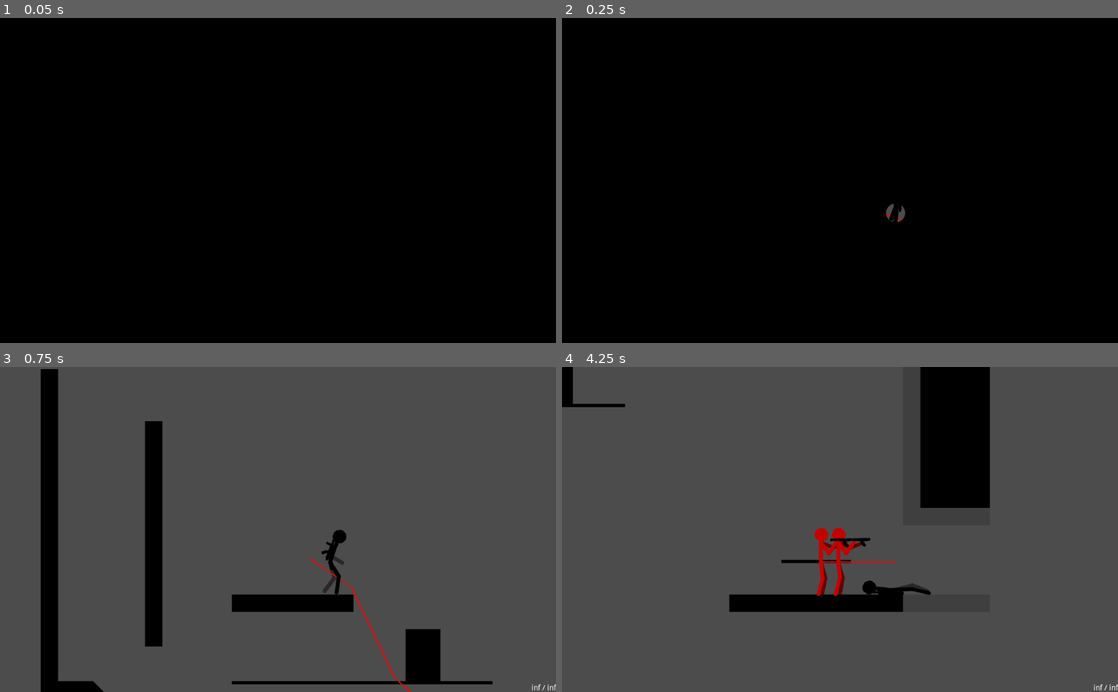
Above: before the commit, frames 1-4 (two rows, left to right).
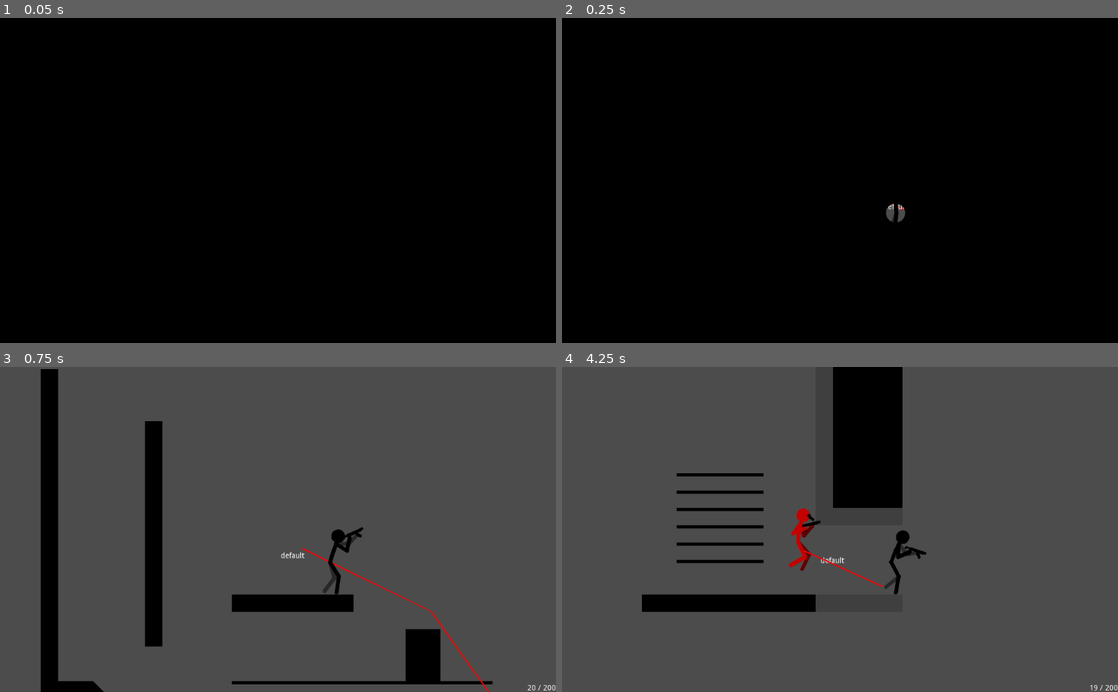
Above: after the commit, the same moments.

Repository: DmitriySalnikov/YT_2d_platformer
Game: Godot game, scene res://Levels/TestLevel1.tscn
The game is run twice, just before and just after one commit, with the same random seed, the same clock (stepped at 60 frames per second) and the same inputs.
Inputs (mouse positions are in pixels of both pictures, inside the frame that each line leads up to):
- Up to frame 1 (0.05 s): no input
- Up to frame 2 (0.25 s): no input
- Up to frame 3 (0.75 s): move the mouse to (400, 513) at 0.52 s; hold D (move_right) from 0.53 s (still down); hold S (look_down) from 0.53 s (still down)
- Up to frame 4 (4.25 s): tap Space (jump) at 0.77, 1.07, 1.52, 1.55, 1.82, 2.1, 3.02, 3.32, 3.77, 3.8, 4.07 s; tap W (look_up) at 0.8, 1.35, 3.05 s; move the mouse to (728, 545) at 1.27 s; release S (look_down) at 1.28 s; move the mouse to (895, 458) at 2.02 s; release D (move_right) at 2.03 s; hold A (move_left) 2.03-2.78 s; hold S (look_down) 2.03-2.78 s; move the mouse to (812, 594) at 2.77 s; hold D (move_right) from 2.78 s (still down); click (812, 594) at 2.85 s; move the mouse to (1006, 578) at 3.52 s; hold S (look_down) from 3.53 s (still down); tap R (reload) at 4.15 s

Frame 1 is identical in both runs. In frame 2, less than 0.1% of the frame differs, in the area x 58-62%, y 57-63%; in frame 3, 0.7%; in frame 4, 16%, in the area x 0-100%, y 0-100%.

Commit message:
3 день 2 базовый прижок ИИ, возможность спрыгивать с определённых платформ

Diff:
--- a/EditorOnly2D.gd
+++ b/EditorOnly2D.gd
@@ -2,8 +2,10 @@
 class_name EditorOnly2D
 extends Node2D
 
+export var ShowInDebug = false
+
 func _ready() -> void:
-	if not Engine.editor_hint:
+	if not Engine.editor_hint and not (OS.has_feature("debug") and ShowInDebug):
 		visible = false
 		get_parent().call_deferred("remove_child", self)
 		queue_free()
--- a/GunMag.tscn
+++ b/GunMag.tscn
@@ -34,8 +34,8 @@
 
 [node name="GunMag" type="RigidBody2D"]
 modulate = Color( 0, 0, 0, 1 )
-collision_layer = 16384
-collision_mask = 16385
+collision_layer = 256
+collision_mask = 1799
 mode = 1
 mass = 5.72
 gravity_scale = 3.14
--- a/Levels/TestLevel1.tscn
+++ b/Levels/TestLevel1.tscn
@@ -7,9 +7,9 @@
 [ext_resource path="res://Levels/TestLevels.tscn" type="PackedScene" id=10]
 
 [sub_resource type="NavigationPolygon" id=1]
-vertices = PoolVector2Array( 1000, 312, 920, 312, 840, 296, 840, 248, 928, 208, 1008, 208, 1088, 264, 1288, 640, 1000, 416, 832, 128, 600, 248, 600, 128, 488, 320, 600, 296, 488, 360, 1704, 640, 1704, 768, 1296, 768, 768, 504, 920, 416, 360, 408, 296, 408, 296, 320, 440, 320, 440, 360, 456, 504 )
-polygons = [ PoolIntArray( 0, 1, 2, 3, 4, 5, 6 ), PoolIntArray( 6, 7, 8, 0 ), PoolIntArray( 9, 4, 3, 10, 11 ), PoolIntArray( 12, 11, 10 ), PoolIntArray( 12, 10, 13, 14 ), PoolIntArray( 7, 15, 16, 17 ), PoolIntArray( 8, 7, 17, 18, 19 ), PoolIntArray( 20, 21, 22, 23, 24 ), PoolIntArray( 25, 20, 24, 14, 18 ), PoolIntArray( 13, 2, 1, 19, 18, 14 ) ]
-outlines = [ PoolVector2Array( 1704, 640, 1704, 768, 1296, 7 …(97 unchanged characters)… , 128, 832, 128, 928, 208, 1008, 208, 1088, 264, 1288, 640 ), PoolVector2Array( 600, 248, 840, 248 …(86 unchanged characters)…
+vertices = PoolVector2Array( 1000, 312, 920, 312, 840, 296, 840, 248, 928, 208, 1008, 208, 1048, 264, 1144, 408, 1000, 416, 1704, 640, 1704, 768, 1296, 768, 1264, 632, 768, 504, 920, 416, 360, 408, 296, 408, 296, 320, 440, 320, 440, 360, 456, 504, 488, 360, 832, 128, 600, 248, 600, 128, 488, 320, 600, 296 )
+polygons = [ PoolIntArray( 0, 1, 2, 3, 4, 5, 6 ), PoolIntArray( 6, 7, 8, 0 ), PoolIntArray( 9, 10, 11, 12 ), PoolIntArray( 7, 12, 11, 13, 8 ), PoolIntArray( 14, 8, 13 ), PoolIntArray( 15, 16, 17, 18, 19 ), PoolIntArray( 20, 15, 19, 21, 13 ), PoolIntArray( 22, 4, 3, 23, 24 ), PoolIntArray( 25, 24, 23 ), PoolIntArray( 25, 23, 26, 21 ), PoolIntArray( 26, 2, 1, 14, 13, 21 ) ]
+outlines = [ PoolVector2Array( 1704, 640, 1704, 768, 1296, 7 …(97 unchanged characters)… , 128, 832, 128, 928, 208, 1008, 208, 1048, 264, 1144, 408, 1264, 632 ), PoolVector2Array( 600, 248, 840, 248 …(86 unchanged characters)…
 
 [sub_resource type="RectangleShape2D" id=2]
 extents = Vector2( 65.6366, 10 )
@@ -44,14 +44,14 @@
 [node name="Solids" parent="." index="1"]
 tile_data = PoolIntArray( -327672, 0, 0, -262136, 0, 0, -196600, 0, 0, -131064, 0, 0, -131058, 0, 0, -65528, 0, 0, -655 …(1745 unchanged characters)…
 
-[node name="OneWays" parent="." index="2"]
-tile_data = PoolIntArray( 851987, 0, 0, 851988, 0, 0, 851989 …(94 unchanged characters)… 1996, 0, 0, 851997, 0, 0, 851998, 0, 0, 851999, 0, 0, 852000, 0, 0, 852001, 0, 0, 1441835, 0, 0, 1441836, 0, 0, 1441837, 0, 0, 1441838, 0, 0 )
+[node name="TwoWays" parent="." index="2"]
+tile_data = PoolIntArray( 851987, 0, 0, 851988, 0, 0, 851989 …(94 unchanged characters)… 1996, 0, 0, 851997, 0, 0, 851998, 0, 0, 1114154, 0, 0, 1114155, 0, 0, 1114156, 0, 0, 1114157, 0, 0, 1114158, 0, 0, 1179690, 0, 0, 1179691, 0, 0, 1179692, 0, 0, 1179693, 0, 0, 1179694, 0, 0, 1245226, 0, 0, 1245227, 0, 0, 1245228, 0, 0, 1245229, 0, 0, 1245230, 0, 0, 1310762, 0, 0, 1310763, 0, 0, 1310764, 0, 0, 1310765, 0, 0, 1310766, 0, 0, 1376298, 0, 0, 1376299, 0, 0, 1376300, 0, 0, 1376301, 0, 0, 1376302, 0, 0, 1441834, 0, 0, 1441835, 0, 0, 1441836, 0, 0, 1441837, 0, 0, 1441838, 0, 0 )
 
-[node name="NoGrip" parent="." index="3"]
+[node name="OneWays" parent="." index="3"]
+tile_data = PoolIntArray( 851999, 0, 0, 852000, 0, 0, 852001, 0, 0 )
+
+[node name="NoGrip" parent="." index="4"]
 tile_data = PoolIntArray( 524338, 1, 0, 589874, 1, 0, 655410, 1, 0, 720946, 1, 0, 786482, 1, 0, 852018, 1, 0, 917554, 1 …(214 unchanged characters)…
-
-[node name="SpawnPoint" parent="." index="4"]
-position = Vector2( 720, 184 )
 
 [node name="platform" type="StaticBody2D" parent="." index="5"]
 position = Vector2( 200.823, 359.598 )
@@ -66,7 +66,6 @@
 
 [node name="DirectionalForce" parent="." index="7" instance=ExtResource( 5 )]
 position = Vector2( 966.746, 374.798 )
-rotation = 6.28318
 ShapeSize = Vector2( 100, 64 )
 Force = 9000.0
 ForceCurve = SubResource( 4 )
@@ -92,5 +91,5 @@
 [node name="StickmanEnemy" parent="." index="11" instance=ExtResource( 7 )]
 position = Vector2( 1458.66, 700.61 )
 
-[node name="StickmanEnemy2" parent="." index="12" instance=ExtResource( 7 )]
-position = Vector2( 1352, 704 )
+[node name="SpawnPoint" parent="." index="12"]
+position = Vector2( 720, 184 )
--- a/Levels/TestLevel2.tscn
+++ b/Levels/TestLevel2.tscn
@@ -29,15 +29,11 @@
 [node name="Solids" parent="." index="2"]
 tile_data = PoolIntArray( 65535, 0, 0, 0, 0, 0, 1, 0, 0, 2, 0, 0, 3, 0, 0, 131071, 0, 0, 65536, 0, 0, 65537, 0, 0, 6553 …(1864 unchanged characters)…
 
-[node name="OneWays" parent="." index="3"]
+[node name="TwoWays" parent="." index="3"]
 tile_data = PoolIntArray( 524305, 0, 0, 524306, 0, 0, 524307, 0, 0, 524308, 0, 0, 524309, 0, 0, 524310, 0, 0, 655367, 0, 0, 655368, 0, 0, 655369, 0, 0, 655370, 0, 0, 655371, 0, 0, 655372, 0, 0, 917518, 0, 0, 917519, 0, 0, 917520, 0, 0, 917521, 0, 0, 917522, 0, 0, 917523, 0, 0, 917524, 0, 0 )
 
-[node name="NoGrip" parent="." index="4"]
+[node name="NoGrip" parent="." index="5"]
 tile_data = PoolIntArray( 4, 1, 0, 65540, 1, 0, 131076, 1, 0, 196612, 1, 0, 262148, 1, 0, 327684, 1, 0, 393220, 1, 0, 4 …(316 unchanged characters)…
-
-[node name="SpawnPoint" parent="." index="5"]
-position = Vector2( 96, 512 )
-SpawnName = "from_level1"
 
 [node name="StaticBody2D" type="StaticBody2D" parent="." index="6"]
 position = Vector2( 1233.51, 81.9694 )
@@ -54,15 +50,18 @@
 [node name="StickmanEnemy" parent="." index="8" instance=ExtResource( 4 )]
 position = Vector2( 888, 520 )
 
+[node name="CP2D" parent="StickmanEnemy" index="2"]
+polygon = PoolVector2Array( -8, 0, -2, 8, 0, 10, 2, 8, 8, 0 )
+
 [node name="WeaponSlot" parent="StickmanEnemy" index="4"]
-position = Vector2( -7.00446, -33.3947 )
-rotation = 2.06367
+position = Vector2( -7.74304, -32.5147 )
+rotation = 2.03528
 
 [node name="Gun" parent="StickmanEnemy/WeaponSlot" index="0"]
 Damage = 0.577
 
-[node name="WeaponWallDetector" parent="StickmanEnemy/Rays" index="0"]
-position = Vector2( 8.01727, -35.6019 )
+[node name="WeaponWallDetector" parent="StickmanEnemy/Rays" index="1"]
+position = Vector2( 7.20996, -35.1474 )
 
 [node name="CanvasModulate" type="CanvasModulate" parent="." index="9"]
 position = Vector2( 480, 8 )
@@ -143,4 +142,8 @@
 node_a = NodePath("../2")
 node_b = NodePath("../StaticBody2D3")
 
+[node name="SpawnPoint" parent="." index="17"]
+position = Vector2( 96, 512 )
+SpawnName = "from_level1"
+
 [editable path="StickmanEnemy"]
--- a/Levels/TestLevels.tscn
+++ b/Levels/TestLevels.tscn
@@ -120,10 +120,17 @@
 collision_mask = 0
 format = 1
 
+[node name="TwoWays" type="TileMap" parent="."]
+tile_set = SubResource( 5 )
+cell_size = Vector2( 32, 32 )
+collision_layer = 4
+collision_mask = 0
+format = 1
+
 [node name="OneWays" type="TileMap" parent="."]
 tile_set = SubResource( 5 )
 cell_size = Vector2( 32, 32 )
-collision_layer = 4
+collision_layer = 8
 collision_mask = 0
 format = 1
 
--- a/SpawnPoint.tscn
+++ b/SpawnPoint.tscn
@@ -19,11 +19,12 @@
 
 [node name="CollisionShape2D" type="CollisionShape2D" parent="."]
 position = Vector2( 0, -1.68559 )
-shape = SubResource( 14 )
+shape = SubResource( 1 )
 disabled = true
 
 [node name="EditorOnly" type="Node2D" parent="."]
 script = ExtResource( 2 )
+ShowInDebug = true
 
 [node name="Label" type="Label" parent="EditorOnly"]
 margin_left = -19.6889
--- a/StickmanAnimTreeRoot.tres
+++ b/StickmanAnimTreeRoot.tres
@@ -164,4 +164,4 @@
 nodes/space_state_weapon/position = Vector2( -160, -20 )
 nodes/weapon_reload/node = SubResource( 30 )
 nodes/weapon_reload/position = Vector2( 200, 140 )
-node_connections = [ "output", 0, "is_alive", "is_alive", 0, "space_state", "is_alive", 1, "Animation 2", "weapon_reload", 0, "aim_blend", "weapon_reload", 1, "Animation", "ground_move", 0, "idle_blend", "ground_move", 1, "run_timescale", "run_timescale", 0, "run_blend", "space_state_weapon", 0, "ground_move", "space_state_weapon", 1, "in_air_state", "in_air_state", 0, "jump_blend", "in_air_state", 1, "fall_blend", "space_state", 0, "has_gun", "space_state", 1, "Animation 5", "has_gun", 0, "space_state_weapon", "has_gun", 1, "weapon_reload" ]
+node_connections = [ "output", 0, "is_alive", "is_alive", 0, "space_state", "is_alive", 1, "Animation 2", "has_gun", 0, "space_state_weapon", "has_gun", 1, "weapon_reload", "ground_move", 0, "idle_blend", "ground_move", 1, "run_timescale", "in_air_state", 0, "jump_blend", "in_air_state", 1, "fall_blend", "weapon_reload", 0, "aim_blend", "weapon_reload", 1, "Animation", "space_state_weapon", 0, "ground_move", "space_state_weapon", 1, "in_air_state", "run_timescale", 0, "run_blend", "space_state", 0, "has_gun", "space_state", 1, "Animation 5" ]
--- a/StickmanCharacter.gd
+++ b/StickmanCharacter.gd
@@ -7,6 +7,9 @@
 	None,
 	Gun
 }
+
+const ENEMIES_LAYER_BIT = 10
+const TWOWAY_PlATFORMS_LAYER_BIT = 2
 
 export var StickmanScale := Vector2(3, 3)
 export var MoveAcceleration := 0.25
@@ -25,7 +28,7 @@
 export(float, 0, 10) var WallJumpManualRotationBlockTime := 0.25
 export(Curve) var OnWallGravityCurve : Curve
 export var OnWallStillHoldingTime := 1.8
-export var CurrentWeaponType : int = WeaponTypes.None setget set_current_weapon
+export var CurrentWeaponType : int = WeaponTypes.Gun setget set_current_weapon
 
 onready var health_comp := $HealthComp
 onready var stickman_visual := $StickmanVisual
@@ -42,8 +45,11 @@
 }
 
 onready var wall_detectors_root := $Rays/WallDetectors
-
-var input_move_vector : float
+onready var two_way_platform_checker := $Rays/TwoWayPlatformChecker
+onready var tween := $Tween
+
+var input_move_direction : float
+var input_look_direction : float
 var input_jump_just_pressed : bool
 var input_look_angle : float
 var input_fire_pressed : bool
@@ -51,10 +57,15 @@
 var input_reload_just_pressed : bool
 var enable_onfloor_manual_rotation : bool = false
 
+var prev_position := Vector2()
+var total_covered_distance := 0.0
+
 var snap_to_ground := false
 var is_on_floor_coyote := false
 var jump_coyote_timer := 0.0
 var jump_deffered_timer := 0.0
+var is_jumping_through_platforms := false
+var jump_down_platform_distance_vertical := 0.0
 
 var is_can_use_weapon := true
 var velocity := Vector2()
@@ -82,6 +93,8 @@
 	CurrentWeaponType = -1
 	set_current_weapon(tmp_type)
 
+	prev_position = global_position
+
 func _connect_to_signals():
 	# warning-ignore:return_value_discarded
 	stickman_visual.connect("weapon_drop_mag", self, "drop_weapon_mag")
@@ -113,11 +126,27 @@
 	gravity()
 
 	velocity = move_and_slide_with_snap(velocity, (Vector2.DOWN * 12 if snap_to_ground else Vector2.ZERO), Vector2.UP, false)
+	distance_counter()
 
 	if health_comp.is_alive():
 		animations()
 
 func process_input():
+	pass
+
+func distance_counter():
+	var dist = global_position.distance_to(prev_position)
+	var _dist_h = abs(global_position.x - prev_position.x)
+	var _dist_v = abs(global_position.y - prev_position.y)
+	prev_position = global_position
+
+	# count here all other vars
+	distance_counter_virtual(dist, _dist_h, _dist_v)
+
+	total_covered_distance += dist
+	jump_down_platform_distance_vertical += _dist_v
+
+func distance_counter_virtual(_dist : float, _dist_h : float, _dist_v : float):
 	pass
 
 # =================================
@@ -208,16 +237,16 @@
 func run():
 	# horizontal movement
 	if is_on_floor():
-		if input_move_vector != 0:
-			velocity.x = lerp(velocity.x, input_move_vector * MaxGroundSpeed, MoveAcceleration)
+		if input_move_direction != 0:
+			velocity.x = lerp(velocity.x, input_move_direction * MaxGroundSpeed, MoveAcceleration)
 		else:
 			velocity.x = lerp(velocity.x, 0, MoveDeacceleration)
 	else:
-		if input_move_vector != 0:
-			velocity.x = lerp(velocity.x, input_move_vector * MaxGroundSpeed, MoveAccelerationInAir)
+		if input_move_direction != 0:
+			velocity.x = lerp(velocity.x, input_move_direction * MaxGroundSpeed, MoveAccelerationInAir)
 		else:
 			velocity.x = lerp(velocity.x, 0, MoveDeaccelerationInAir)
-	rotate_character_dir(input_move_vector)
+	rotate_character_dir(input_move_direction)
 
 # =================================
 # Jump
@@ -251,14 +280,45 @@
 			is_holding_on_wall = false
 	else:
 		calculate_coyote_jump(is_on_floor())
-
-		if jump_deffered_timer > 0 and is_on_floor_coyote:
-			snap_to_ground = false
-			jump_deffered_timer = 0
-			is_on_floor_coyote = false
-			stickman_visual.InAirState = stickman_visual.EInAirState.jump
-			velocity.y = -JumpStrength
-
+		test_distance_covered_after_platforms_disabled()
+
+		# is want to jump
+		if jump_deffered_timer > 0:
+			# jump through oneway platform
+			# on "twoway" platform and looking down
+			if two_way_platform_checker.is_colliding() and input_look_direction > 0:
+				print("wtf" + str(OS.get_ticks_msec()))
+				_do_jump_through_platform()
+			else:
+				_do_regular_jump()
+
+func test_distance_covered_after_platforms_disabled():
+	if is_jumping_through_platforms and jump_down_platform_distance_vertical > 8:
+		_stop_ignoring_platforms()
+
+func _stop_ignoring_platforms():
+	is_jumping_through_platforms = false
+	set_collision_mask_bit(TWOWAY_PlATFORMS_LAYER_BIT, true)
+	tween.remove(self, "_stop_ignoring_platforms")
+
+func _do_jump_through_platform():
+	set_collision_mask_bit(TWOWAY_PlATFORMS_LAYER_BIT, false)
+
+	is_jumping_through_platforms = true
+	jump_down_platform_distance_vertical = 0
+	jump_coyote_timer = 0
+	# TODO also need to just check is moved some pixels
+	tween.interpolate_callback(self, 0.15, "_stop_ignoring_platforms")
+	tween.start()
+
+func _do_regular_jump():
+	# is on floor and can jump
+	if is_on_floor_coyote:
+		snap_to_ground = false
+		jump_deffered_timer = 0
+		is_on_floor_coyote = false
+		stickman_visual.InAirState = stickman_visual.EInAirState.jump
+		velocity.y = -JumpStrength
 
 func calculate_coyote_jump(is_grounded):
 	if is_grounded and velocity.y >= 0:
@@ -321,12 +381,14 @@
 
 func animations():
 	# run / idle
+	var min_speed = 5.0
 	var is_manually_moving_backwards = false
-	if is_can_manually_rotate() and abs(velocity.x) > 15.0:
+
+	if is_can_manually_rotate() and abs(velocity.x) > min_speed:
 		is_manually_moving_backwards = sign(velocity.x) != is_facing_right_sign
 	stickman_visual.IsMovingBackward = is_manually_moving_backwards
 
-	stickman_visual.GroundMove = stickman_visual.EGroundMove.run if (input_move_vector != 0 and abs(velocity.x) > 15.0) else stickman_visual.EGroundMove.idle
+	stickman_visual.GroundMove = stickman_visual.EGroundMove.run if (input_move_direction != 0 and abs(velocity.x) > min_speed) else stickman_visual.EGroundMove.idle
 	if abs(velocity.x) > 0:
 		stickman_visual.RunTimescale = clamp(abs(velocity.x) / GroundSpeedNormalAnimScale, 0.5, 2)
 
--- a/StickmanCharacter.tscn
+++ b/StickmanCharacter.tscn
@@ -17,7 +17,7 @@
 
 [node name="StickmanCharacter" type="KinematicBody2D"]
 collision_layer = 512
-collision_mask = 5
+collision_mask = 13
 script = ExtResource( 1 )
 __meta__ = {
 "_edit_horizontal_guides_": [ 59.3956 ],
@@ -36,7 +36,7 @@
 [node name="CP2D" type="CollisionPolygon2D" parent="."]
 position = Vector2( 0, 45.9405 )
 z_index = -2
-polygon = PoolVector2Array( -8, 0, -2, 8, 0, 10, 2, 8, 8, 0 )
+polygon = PoolVector2Array( -8.8, 0, -2, 8, 0, 10, 2, 8, 8.8, 0 )
 
 [node name="CSSlopeRay" type="CollisionShape2D" parent="."]
 position = Vector2( 0, 46.5625 )
@@ -44,16 +44,22 @@
 shape = SubResource( 3 )
 
 [node name="WeaponSlot" type="Node2D" parent="."]
-position = Vector2( -5.97954, -34.4328 )
-rotation = 2.10065
+position = Vector2( -7.85528, -32.379 )
+rotation = 2.03095
 scale = Vector2( 3, 3 )
 
 [node name="Gun" parent="WeaponSlot" instance=ExtResource( 5 )]
 
 [node name="Rays" type="Node2D" parent="."]
 
+[node name="TwoWayPlatformChecker" type="RayCast2D" parent="Rays"]
+position = Vector2( 0, 55.4526 )
+enabled = true
+cast_to = Vector2( 0, 5 )
+collision_mask = 4
+
 [node name="WeaponWallDetector" type="RayCast2D" parent="Rays"]
-position = Vector2( 9.11352, -36.0831 )
+position = Vector2( 7.08621, -35.0764 )
 enabled = true
 exclude_parent = false
 cast_to = Vector2( 46, 0 )
@@ -83,3 +89,5 @@
 [node name="StickmanVisual" parent="." instance=ExtResource( 2 )]
 WeaponSlotPath = NodePath("../WeaponSlot")
 WeaponWallDetectorPath = NodePath("../Rays/WeaponWallDetector")
+
+[node name="Tween" type="Tween" parent="."]
--- a/StickmanEnemy.gd
+++ b/StickmanEnemy.gd
@@ -12,6 +12,7 @@
 
 func process_input():
 	_enemy_move()
+	_enemy_jump()
 	_enemy_weapon()
 
 func _draw() -> void:
@@ -21,29 +22,45 @@
 		draw_line(point - global_position, point2 - global_position, Color.red, 2)
 
 func _on_UpdateNavTimer_timeout() -> void:
-	last_path = navmap.get_simple_path(global_position, get_parent().get_node("StickmanPlayer").global_position)
+	if health_comp.is_alive():
+		last_path = navmap.get_simple_path(global_position, get_parent().get_node("StickmanPlayer").global_position)
+	else:
+		last_path = []
 	update()
 
 func on_dead_virtual():
-	set_collision_layer_bit(10, false)
-	set_collision_mask_bit(10, false)
+	set_collision_layer_bit(ENEMIES_LAYER_BIT, false)
+	set_collision_mask_bit(ENEMIES_LAYER_BIT, false)
 
 func on_resurrected_virtual():
-	set_collision_layer_bit(10, true)
-	set_collision_mask_bit(10, true)
+	set_collision_layer_bit(ENEMIES_LAYER_BIT, true)
+	set_collision_mask_bit(ENEMIES_LAYER_BIT, true)
 
 func _enemy_move():
+	self.input_look_direction = 0
+
 	var dir = 0.0
+	# if path not empty
 	if last_path.size() > 1:
 		var vec : Vector2 = global_position - get_parent().get_node("StickmanPlayer").global_position
 		if vec.length() > 200:
 			var vec_to_point = last_path[1] - global_position
+			# if heights not equal and distance greater 200
 			if abs(vec_to_point.x) > 5:
 				vec_to_point.y = 0
 				dir = vec_to_point.normalized().x
 
-	self.input_move_vector = dir
-	self.input_jump_just_pressed = false
+	self.input_move_direction = dir
+
+func _enemy_jump():
+	var need_to_jump = false
+	#not empty
+	if last_path.size() > 1:
+		var height_delta = (last_path[1] - last_path[0]).y
+		if height_delta < -50:
+			need_to_jump = true
+
+	self.input_jump_just_pressed = need_to_jump
 
 func _enemy_weapon():
 	var player = get_parent().get_node("StickmanPlayer")
--- a/StickmanEnemy.tscn
+++ b/StickmanEnemy.tscn
@@ -9,14 +9,15 @@
 script = ExtResource( 2 )
 
 [node name="WeaponSlot" parent="." index="4"]
-position = Vector2( -7.47568, -33.7905 )
-rotation = 2.07272
+position = Vector2( -7.45631, -33.8548 )
+rotation = 2.07465
+scale = Vector2( 3, 3 )
 
 [node name="Gun" parent="WeaponSlot" index="0"]
 Damage = 5.0
 
-[node name="WeaponWallDetector" parent="Rays" index="0"]
-position = Vector2( 7.56541, -35.8617 )
+[node name="WeaponWallDetector" parent="Rays" index="1"]
+position = Vector2( 7.58875, -35.897 )
 
 [node name="UpdateNavTimer" type="Timer" parent="." index="6"]
 process_mode = 0
--- a/StickmanPlayer.gd
+++ b/StickmanPlayer.gd
@@ -11,7 +11,8 @@
 	enable_onfloor_manual_rotation = true
 
 func process_input():
-	self.input_move_vector = (Input.get_action_strength("move_right") - Input.get_action_strength("move_left"))
+	self.input_move_direction = (Input.get_action_strength("move_right") - Input.get_action_strength("move_left"))
+	self.input_look_direction = (Input.get_action_strength("look_down") - Input.get_action_strength("look_up"))
 	self.input_jump_just_pressed = Input.is_action_just_pressed("jump")
 	self.input_look_angle = (Input.get_action_strength("look_down") - Input.get_action_strength("look_up")) * 0.5
 	self.input_fire_pressed = Input.is_action_pressed("fire")
--- a/StickmanPlayer.tscn
+++ b/StickmanPlayer.tscn
@@ -13,11 +13,11 @@
 drag_margin_v_enabled = true
 
 [node name="WeaponSlot" parent="." index="5"]
-position = Vector2( -12.1255, -32.3264 )
-rotation = 1.91678
+position = Vector2( -6.92952, -32.4183 )
+rotation = 2.05252
 
-[node name="WeaponWallDetector" parent="Rays" index="0"]
-position = Vector2( 2.41137, -36.7085 )
+[node name="WeaponWallDetector" parent="Rays" index="1"]
+position = Vector2( 8.06666, -34.7929 )
 
 [node name="Light2D" type="Light2D" parent="Rays/WeaponWallDetector" index="0"]
 visible = false
--- a/project.godot
+++ b/project.godot
@@ -99,8 +99,9 @@
 
 2d_physics/layer_1="Solid"
 2d_physics/layer_2="GripWalls"
-2d_physics/layer_3="OneWayPlatforms"
-2d_physics/layer_4="Props"
+2d_physics/layer_3="TwoWayPlatforms"
+2d_physics/layer_4="OneWayPlatforms"
+2d_physics/layer_9="Props"
 2d_physics/layer_10="Characters"
 2d_physics/layer_11="Enemies"
 
Not shown: 1 places in SpawnPoint.tscn that only renumber resources
